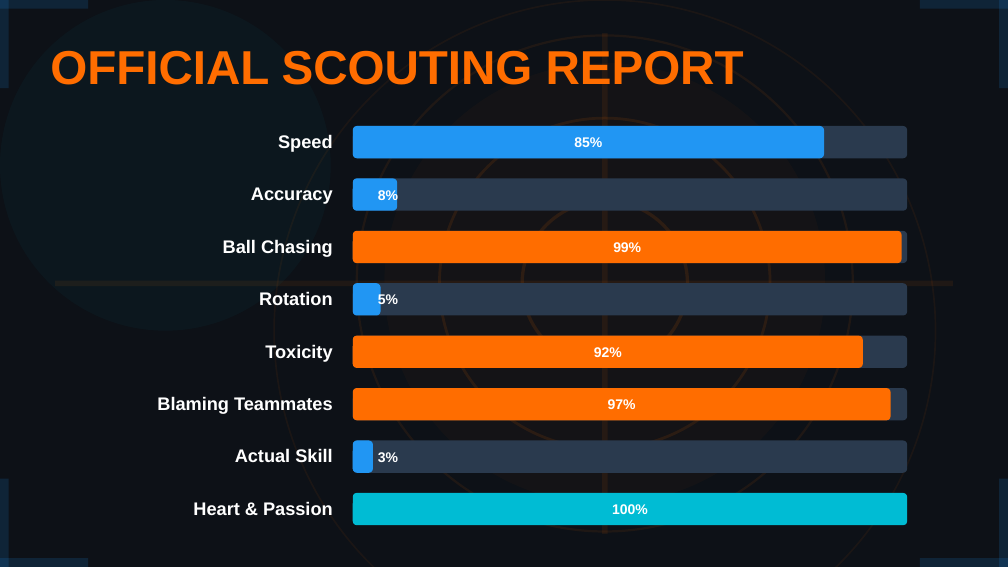
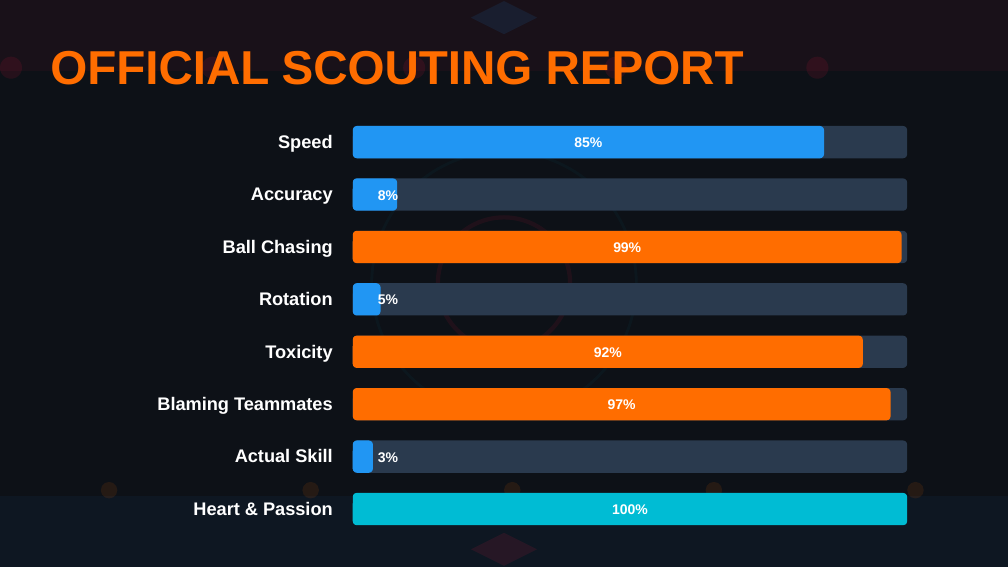
Before and after one commit to coenheinrich-beep/landscape-site-1, a slide deck: slide 8 of rl_bachelor_extra.pptx. Drawn at 1008x567 pixels with LibreOffice and Linux fonts; fonts in the diff are those of the drawing. Boxes give left, top, right and bottom in pixels: in the first picture for what was removed or moved away, otherwise in the second. Text is boxed around its words. In the diff, an @@ line names an element or a change of style, - is before the commit and + after.

```diff
--- a/rl_bachelor_extra.pptx
+++ b/rl_bachelor_extra.pptx
@@ rectangle removed at [0, 0, 88, 9] @@
@@ rectangle removed at [0, 0, 9, 88] @@
@@ ellipse removed at [0, 0, 331, 331] @@
@@ rectangle added at [0, 0, 1008, 71], fill #FF1744 at 5% opacity @@
@@ diamond added at [471, 1, 537, 34], fill #2196F3 at 10% opacity @@
@@ rectangle removed at [920, 0, 1008, 9] @@
@@ rectangle removed at [999, 0, 1008, 88] @@
@@ ellipse added at [0, 56, 22, 79], fill #FF1744 at 10% opacity @@
@@ ellipse added at [202, 56, 224, 79], fill #FF1744 at 10% opacity @@
@@ ellipse added at [403, 56, 425, 79], fill #FF1744 at 10% opacity @@
@@ rectangle removed at [602, 33, 607, 534] @@
@@ ellipse added at [605, 56, 627, 79], fill #FF1744 at 10% opacity @@
@@ ellipse added at [806, 56, 829, 79], fill #FF1744 at 10% opacity @@
@@ ellipse removed at [384, 64, 825, 504] @@
@@ ellipse removed at [439, 118, 770, 449] @@
@@ ellipse: place and size @@
-ellipse at [357, 35, 853, 531]
+ellipse at [372, 151, 636, 415]
@@ ellipse at [372, 151, 636, 415]: outline #FF6D00 1.57 pt to #00BCD4 2 pt @@
@@ ellipse removed at [522, 201, 687, 366] @@
@@ ellipse: place and size @@
-ellipse at [274, 0, 935, 567]
+ellipse at [437, 218, 570, 350]
@@ ellipse at [437, 218, 570, 350]: outline #FF6D00 1.18 pt to #FF1744 3 pt @@
@@ rectangle removed at [55, 281, 954, 286] @@
@@ rectangle removed at [0, 479, 9, 566] @@
@@ rectangle removed at [999, 479, 1008, 566] @@
@@ rectangle added at [0, 496, 1008, 566], fill #2196F3 at 5% opacity @@
@@ ellipse added at [101, 482, 117, 498], fill #FF6D00 at 10% opacity @@
@@ ellipse added at [302, 482, 319, 498], fill #FF6D00 at 10% opacity @@
@@ ellipse added at [504, 482, 520, 498], fill #FF6D00 at 10% opacity @@
@@ ellipse added at [706, 482, 722, 498], fill #FF6D00 at 10% opacity @@
@@ ellipse added at [907, 482, 923, 498], fill #FF6D00 at 10% opacity @@
@@ diamond added at [471, 533, 537, 566], fill #FF1744 at 10% opacity @@
@@ rectangle removed at [0, 558, 88, 567] @@
@@ rectangle removed at [920, 558, 1008, 567] @@
```
Also in this commit, not shown: 8 other slides changed, 1 other file.
